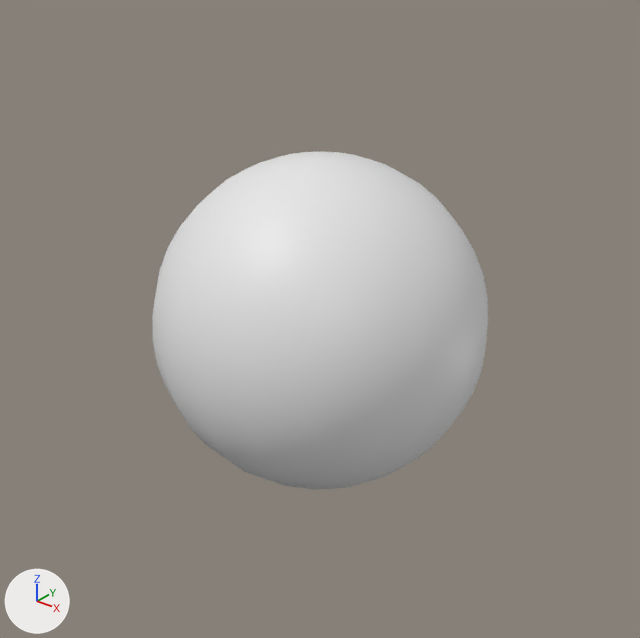
Renders of the OBJ model partyDarling/source/PartyDarling/assets/meshes/labRoom.obj from each side of a commit.
Before and after are seen from a 50 mm camera at (99.4, -124.4, 77.4) aimed at (-0.1, 0.1, 0.3). Arrows for +X, +Y and +Z are at lower left; the lights stay in place. Where no turn or scale is listed for an object, it has been applied to the vertices. Vertices at the same position are counted once.

The first picture shows 'labRoom'.
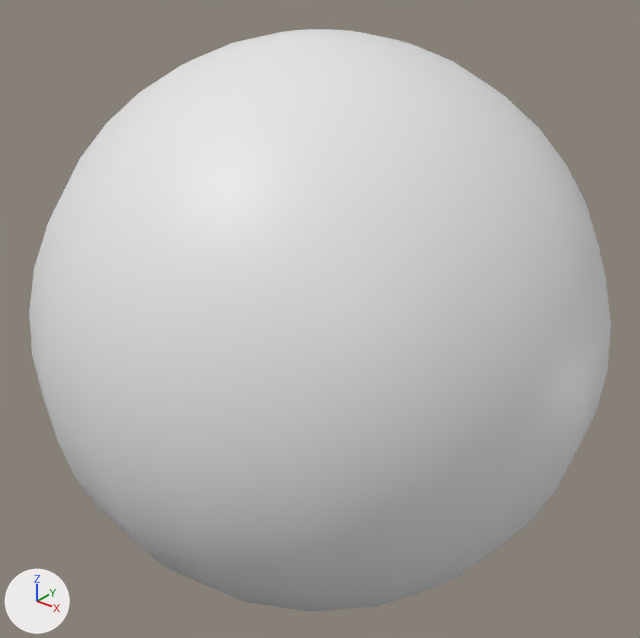
Commit message: Lab update

Changed parts and their boxes (x1, y1, x2, y2) in the pictures (640 x 638 px):
'labRoom', reshaped (73% wider, 72% taller)
    before: (152, 151, 488, 490)
    after: (29, 29, 611, 612)
part 1 of me_labroom, added
    after: (29, 29, 611, 612)
part 2 of me_labroom, deleted
    before: (152, 151, 488, 490)

The change, as a diff of the scene's bpy script:
```diff
--- a/partyDarling/source/PartyDarling/assets/meshes/labRoom.obj.py
+++ b/partyDarling/source/PartyDarling/assets/meshes/labRoom.obj.py
@@ me_labroom @@
 me_labroom.from_pydata(...)  # 10951 vertices, 9595 faces; spans x -33.1..33.1, y -33.1..33.1, z -33.1..33.1
 # used by ob_labroom; location = (0.0, 0.0, 0.0)
+# me_labroom part 1: a new loose piece, a UV sphere (20 segments, 20 rings, poles along z) spanning x -55.2..55.2, y -55.2..55.2, z -55.2..55.2
+# me_labroom part 2: the loose piece of 382 vertices spanning x -33.1..33.1, y -33.1..33.1, z -33.1..33.1 is deleted
```
